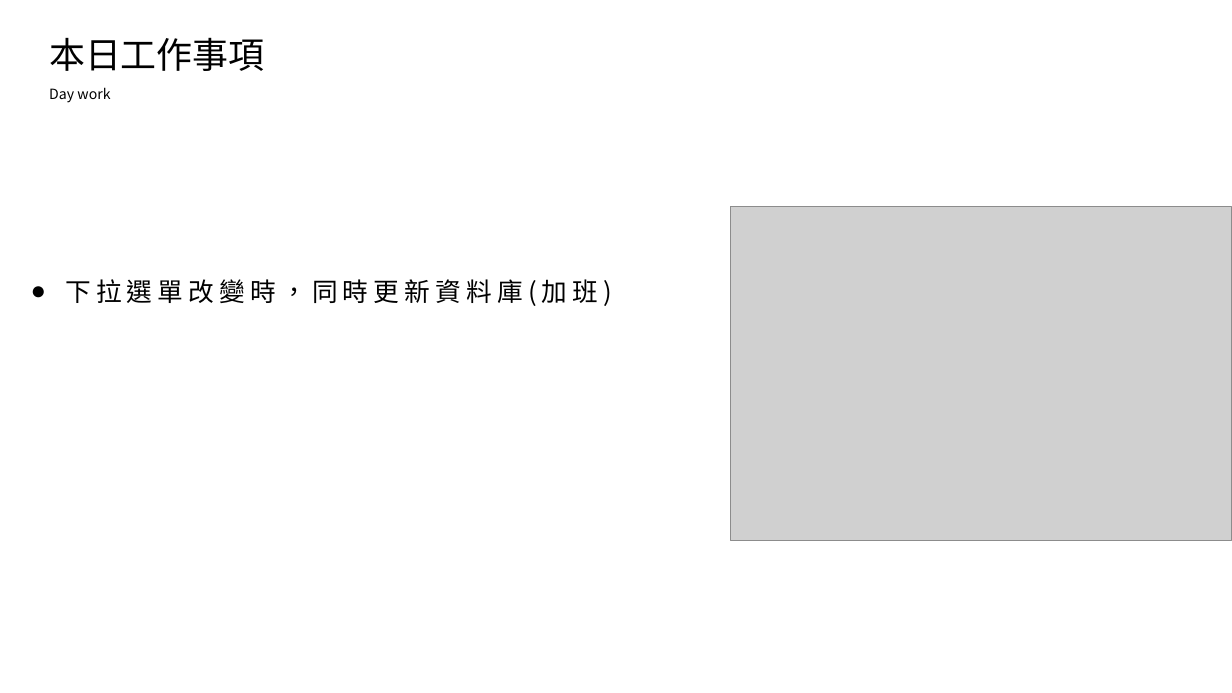
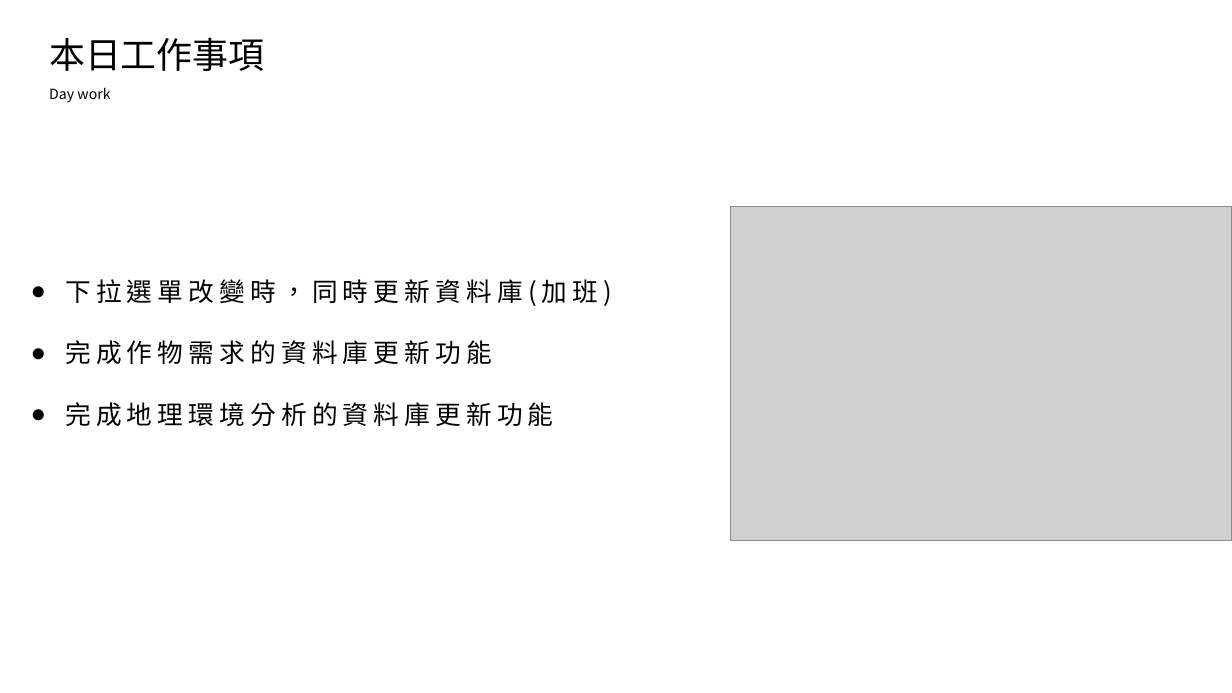
Before and after one commit to king637324/KnowledgeGreenhouseSystem, a slide deck: slide 2 of 工作日報_葉柏漢/2021.08/2021.08.12(加班)~2021.08.13工作日報_葉柏漢.pptx. Drawn at 1232x693 pixels with LibreOffice and Linux fonts; fonts in the diff are those of the drawing; grey boxes stand for pictures. Boxes give left, top, right and bottom in pixels: in the first picture for what was removed or moved away, otherwise in the second. Text is boxed around its words. In the diff, an @@ line names an element or a change of style, - is before the commit and + after.

```diff
--- a/工作日報_葉柏漢/2021.08/2021.08.12(加班)~2021.08.13工作日報_葉柏漢.pptx
+++ b/工作日報_葉柏漢/2021.08/2021.08.12(加班)~2021.08.13工作日報_葉柏漢.pptx
@@ text at (65,340,553,426): paragraphs added @@
+● 完成作物需求的資料庫更新功能
+● 完成地理環境分析的資料庫更新功能
```
Also in this commit, not shown: 1 other slide changed, 2 slides added, 9 other files.
